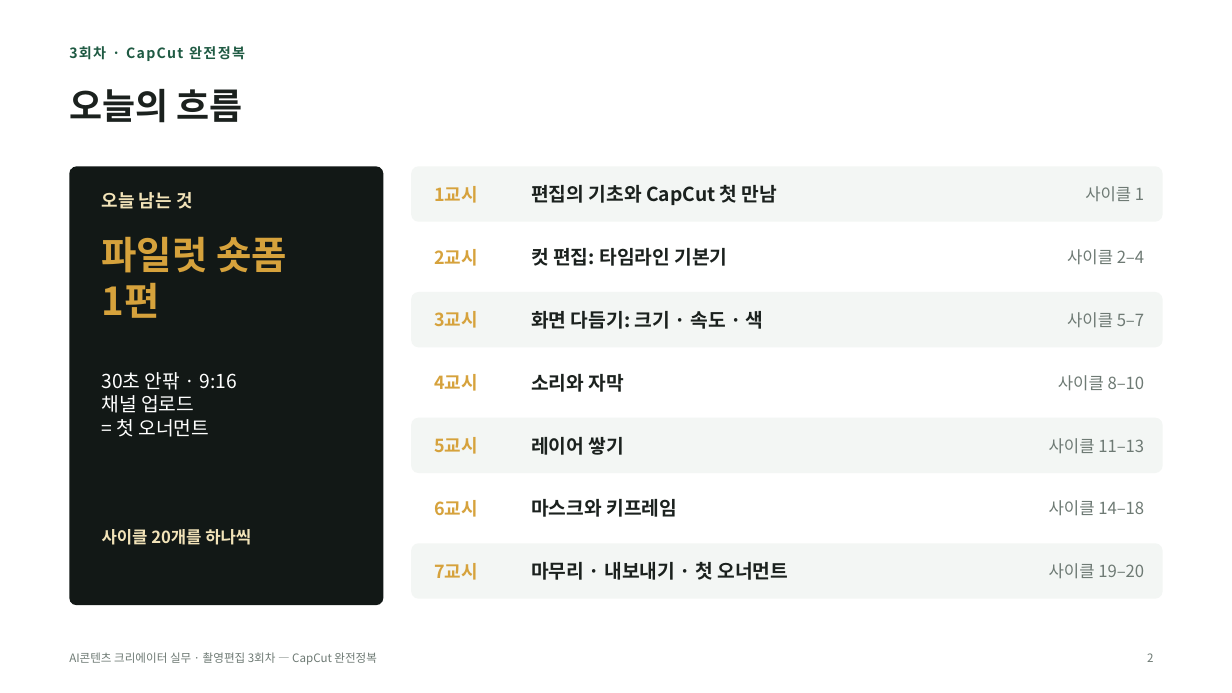
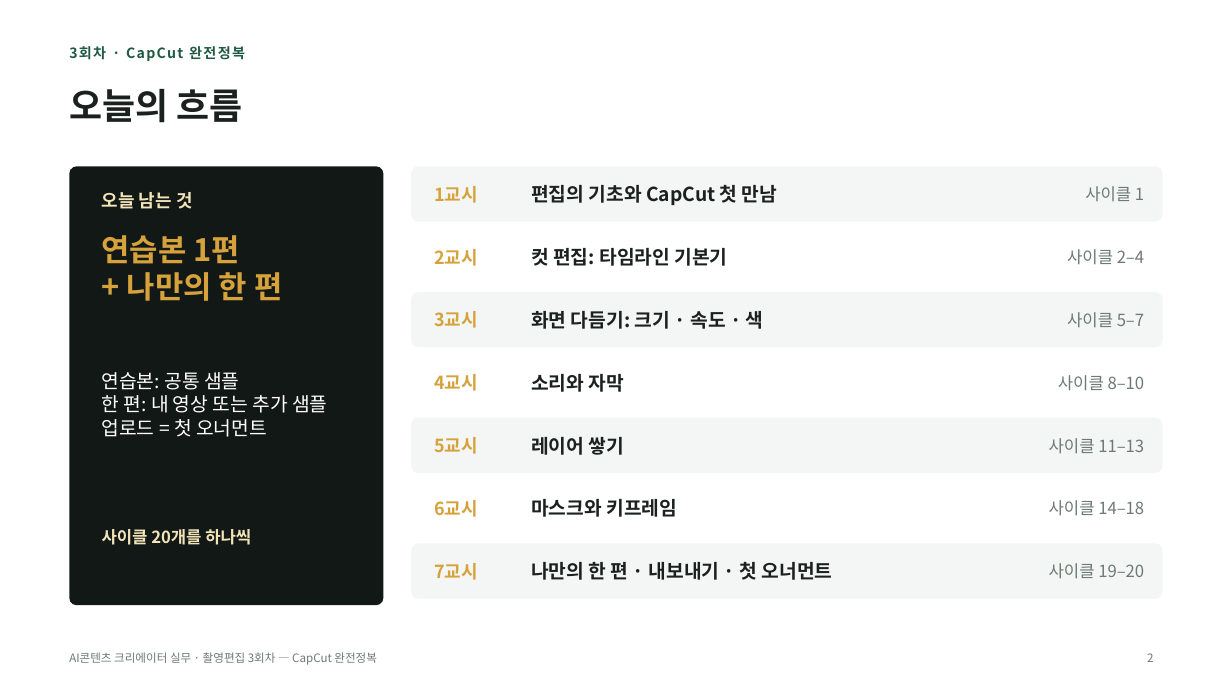
Before and after one commit to yujida/MARUBIT, a slide deck: slide 2 of lectures/03/3회차_CapCut완전정복_슬라이드.pptx. Drawn at 1232x693 pixels with LibreOffice and Linux fonts; fonts in the diff are those of the drawing. Boxes give left, top, right and bottom in pixels: in the first picture for what was removed or moved away, otherwise in the second. Text is boxed around its words. In the diff, an @@ line names an element or a change of style, - is before the commit and + after.

```diff
--- a/lectures/03/3회차_CapCut완전정복_슬라이드.pptx
+++ b/lectures/03/3회차_CapCut완전정복_슬라이드.pptx
@@ text at [102,235,282,301]: text changed; size 30 to 24 pt @@
-파일럿 숏폼
-1편
+연습본 1편
++ 나만의 한 편
@@ text at [102,372,327,437]: text changed @@
-30초 안팎 · 9:16
-채널 업로드
-= 첫 오너먼트
+연습본: 공통 샘플
+한 편: 내 영상 또는 추가 샘플
+업로드 = 첫 오너먼트
@@ text at [531,562,833,580]: text changed @@
-마무리 · 내보내기 · 첫 오너먼트
+나만의 한 편 · 내보내기 · 첫 오너먼트
```
Also in this commit, not shown: 22 other slides changed, 2 slides added, 4 other files.
